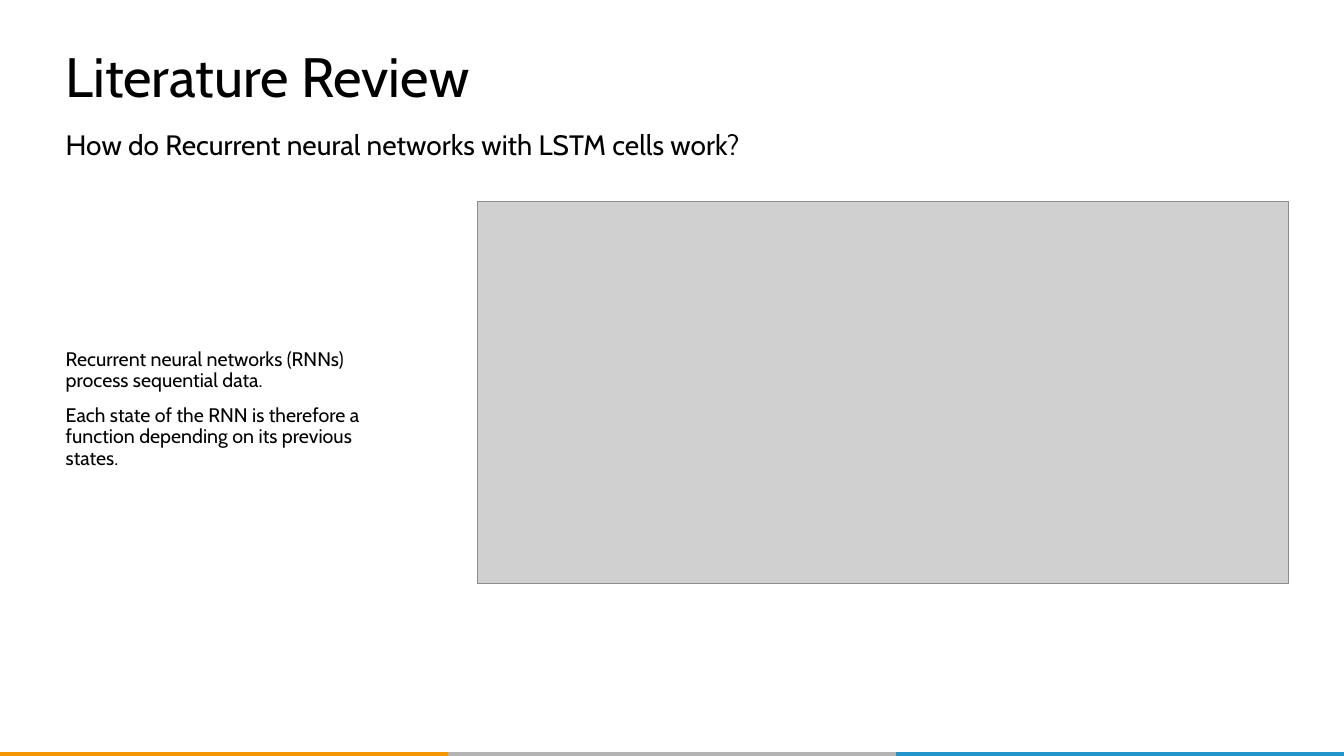
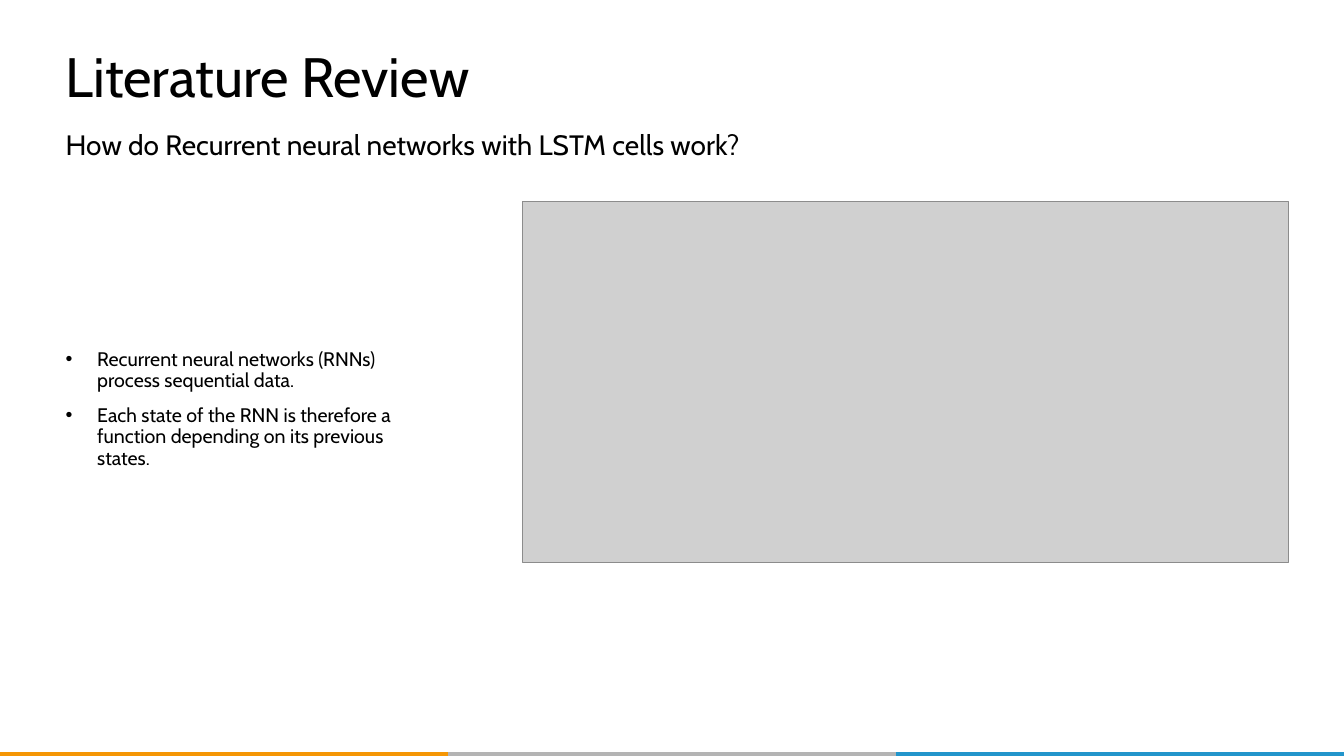
Before and after one commit to QUER01/FinanceModule, a slide deck: slide 12 of docs/dlw_conference_presentation.pptx (slide 14 before the commit). Drawn at 1344x756 pixels with LibreOffice and Linux fonts; fonts in the diff are those of the drawing; grey boxes stand for pictures; background and template pictures are left out. Boxes give left, top, right and bottom in pixels: in the first picture for what was removed or moved away, otherwise in the second. Text is boxed around its words. In the diff, an @@ line names an element or a change of style, - is before the commit and + after.

```diff
--- a/docs/dlw_conference_presentation.pptx
+++ b/docs/dlw_conference_presentation.pptx
@@ text "Recurrent neural networks (RNNs) process ..." at <box>97,351,390,466</box>: bullet none to • @@
@@ picture: place and size @@
-picture at <box>478,202,1289,584</box>
+picture at <box>523,202,1289,563</box>
```
Also in this commit, not shown: 27 other slides changed, 4 slides added, 1 other file.
